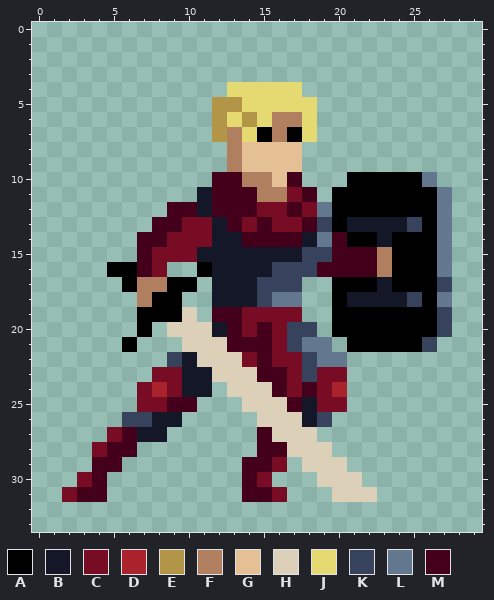
A pixel-art sprite gets an edit: KnightsTrial/Content/PIdle1.png. The first picture shows the starting point.
The file is 30x34 pixels.
Palette (. is transparent): A #000000  B #141728  C #790c25  D #aa222b  E #b29547  F #af7f60  G #e4c094  H #dcd0b8  J #e5d972  K #37435c  L #63788e  M #44001b
Pixels before, first column x 2:
 4 ...........JJJJJ..........
 5 ..........EEJJJJJ.........
 6 ..........EJEJFFJ.........
 7 ..........EFJAFAJ.........
 8 ...........FGGGG..........
 9 ...........FGGGG..........
10 ..........MMFFGM...AAAAAL.
11 .........BMMMFFCM.AAAAAAAL
12 .......MMBMMMCCMCLAAAAAAAL
13 ......MMCCBMCMCCMKABBBBKAL
14 .....MMCCCBBMMMMBLMAABAAAL
15 .....MCCCBBBBBBBKKMMMFAAAL
16 ...AAMC..ABBBBKKKMMMMFAAAL
17 ....AFFAA.BBBKKK..AAABAAAK
18 .....FAA..BBBKLL..ABBBBKAL
19 .....AAAH.MMCCCC..AAAAAAAK
20 .....A.HHHBMCMCKK.AAAAAAAK
21 ....A...HHHMMMCKLL.AAAAAK.
22 .......KBHHHCMCCKLL.......
23 ......CCBBHHHMMCKCC.......
24 .....CDCBB.HHHMCMCD.......
25 .....CCMM...HHHMBCC.......
26 ....KKBB.....HHHBK........
27 ...CMBB......MHHH.........
28 ..CMM........MMHHH........
29 ..MM........MMC.HHH.......
30 .CM.........MC...HHH......
31 CMM.........MMC...HHH.....
Once edited:
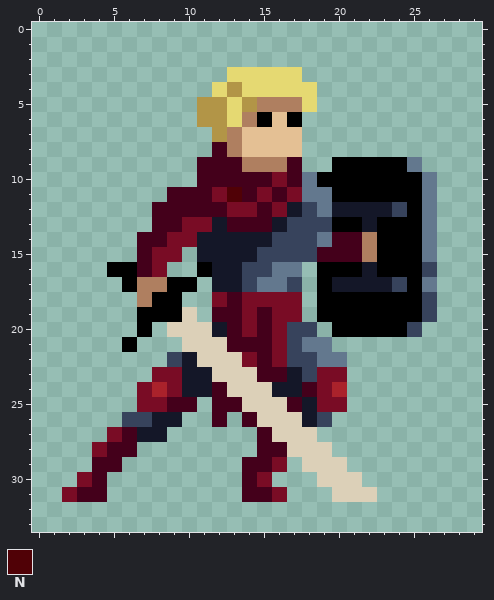
Colours new in this view: N #500106
Changes in this commit:
Colour A is added in row 9 at x 20 to 24; in row 10 at x 19 to 20; in rows 17 to 19 at x 19.
Colour A replaces colour B in row 13 at x 21 and 23 to 24; in row 14 at x 23; in row 18 at x 21 to 24.
Colour A replaces colour F in row 6 at x 17; in rows 15 to 16 at x 23.
Colour A replaces colour J in row 6 at x 15.
Colour A replaces colour K in row 13 at x 25; in row 18 at x 25.
Colour A replaces colour M in row 16 at x 19 to 21.
Colour B replaces colour A in row 12 at x 20 to 23; in row 17 at x 20 to 22.
Colour B replaces colour C in row 13 at x 16; in row 14 at x 11; in rows 23 to 24 at x 17.
Colour B replaces colour M in row 12 at x 17; in row 14 at x 14 to 15; in row 16 at x 22; in row 24 at x 16.
Colour C replaces colour B in row 18 at x 12 and 14.
Colour C replaces colour F in row 11 at x 15.
Colour C replaces colour G in row 10 at x 16.
Colour C replaces colour K in row 18 at x 15.
Colour C replaces colour L in row 18 at x 16 to 17.
Colour C replaces colour M in row 11 at x 12; in row 12 at x 13 to 14.
Colour E is added in rows 5 to 6 at x 11.
Colour E replaces colour J in row 4 at x 13; in row 5 at x 14.
Colour F replaces colour A in row 14 at x 22.
Colour F replaces colour E in row 6 at x 14.
Colour F replaces colour G in row 9 at x 14 to 16.
Colour F replaces colour J in row 5 at x 15 to 17.
Colour F replaces colour M in row 15 at x 22.
Colour G replaces colour A in row 7 at x 15 and 17.
Colour G replaces colour F in rows 6 to 7 at x 16.
Colour G replaces colour J in row 7 at x 14.
Colour J is added in row 3 at x 13 to 17; in row 4 at x 12 and 18.
Colour J replaces colour E in row 5 at x 13.
Colour K replaces colour A in row 12 at x 24; in row 16 at x 26; in row 17 at x 24; in rows 18 to 19 at x 26; in row 20 at x 25.
Colour K replaces colour B in row 14 at x 18; in row 15 at x 15 to 17; in row 16 at x 14 to 15; in row 17 at x 14.
Colour K replaces colour C in row 12 at x 18; in row 13 at x 17; in row 22 at x 17.
Colour K replaces colour M in row 13 at x 18; in row 14 at x 16 to 17.
Colour L is added in row 9 at x 25; in row 10 at x 18; in row 11 at x 19.
Colour L replaces colour A in rows 11 to 15 at x 26; in row 17 at x 26.
Colour L replaces colour K in row 16 at x 16 to 17; in row 17 at x 15 to 16.
Colour L replaces colour M in row 11 at x 18.
Colour M is added in row 8 at x 12; in row 9 at x 11 to 12; in row 10 at x 11; in row 11 at x 9 to 10; in row 12 at x 8; in row 24 at x 12.
Colour M is added in row 25 at x 12 to 13; in row 26 at x 12 and 14.
Colour M replaces colour A in row 14 at x 21.
Colour M replaces colour B in rows 11 to 12 at x 11; in row 18 at x 13.
Colour M replaces colour C in row 12 at x 15; in row 13 at x 14; in row 19 at x 15.
Colour M replaces colour F in row 9 at x 13; in row 10 at x 14 to 15; in row 11 at x 16.
Colour M replaces colour G in row 9 at x 17.
Colour M replaces colour K in row 15 at x 19.
Colour N replaces colour M in row 11 at x 13.
Colour A is gone in row 20 at x 26; in row 21 at x 21 to 25.
Colour C is gone in row 15 at x 10.
Colour J is gone in rows 6 to 7 at x 18.
Colour K is gone in row 16 at x 18; in row 17 at x 27; in rows 19 to 20 at x 27; in row 21 at x 26.
Colour L is gone in rows 11 to 16 at x 27; in row 18 at x 27.
